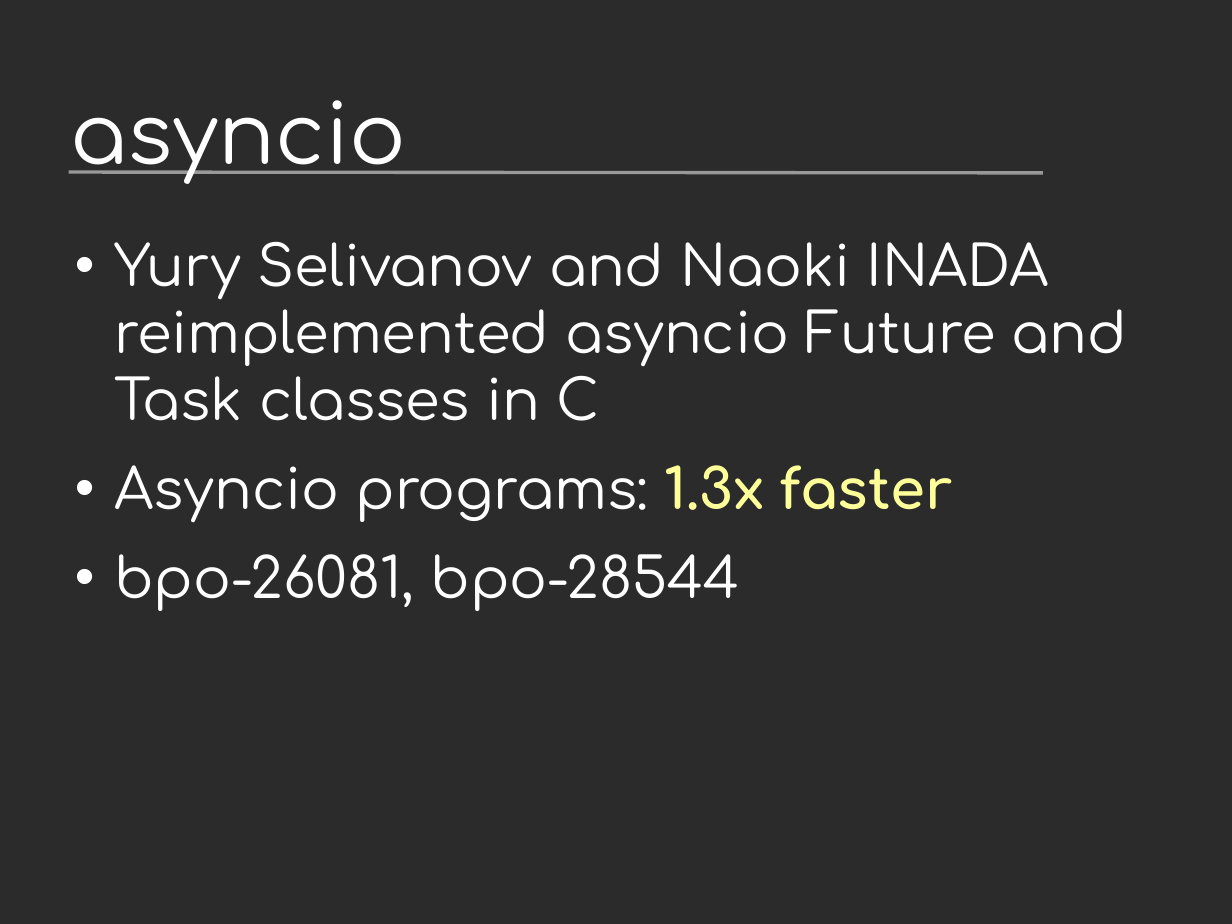
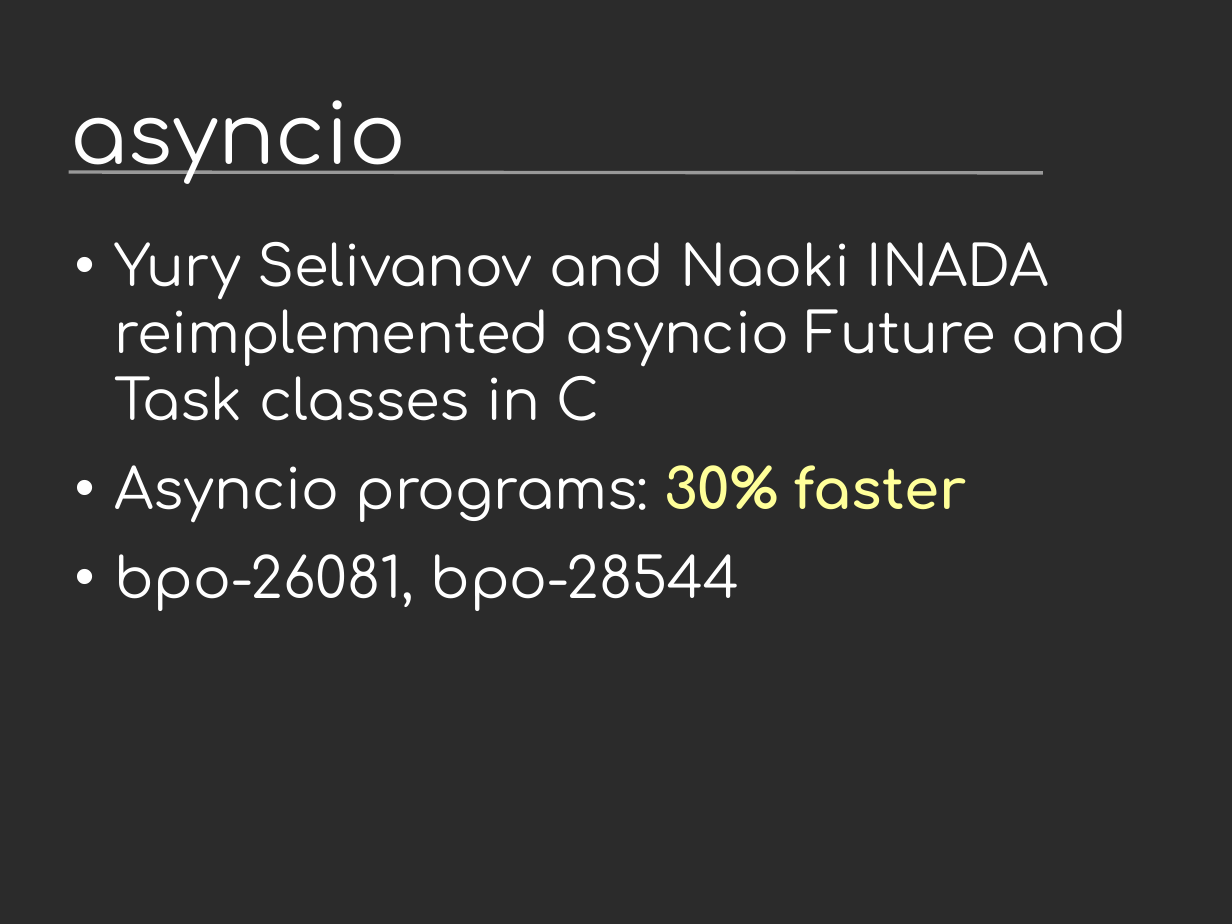
Before and after one commit to vstinner/talks, a slide deck: slide 27 of 2017-PyconUS/python36_opt.odp (slide 28 before the commit). Drawn at 1232x924 pixels with LibreOffice and Linux fonts; fonts in the diff are those of the drawing; background and template pictures are left out; a plain dark background stands for a picture behind light text. Boxes give left, top, right and bottom in pixels: in the first picture for what was removed or moved away, otherwise in the second. Text is boxed around its words. In the diff, an @@ line names an element or a change of style, - is before the commit and + after.

```diff
--- a/2017-PyconUS/python36_opt.odp
+++ b/2017-PyconUS/python36_opt.odp
@@ text at (114, 465, 967, 523): text changed @@
-• Asyncio programs: 1.3x faster
+• Asyncio programs: 30% faster
```
Also in this commit, not shown: 4 other slides changed, 1 slide removed, 1 other file.
